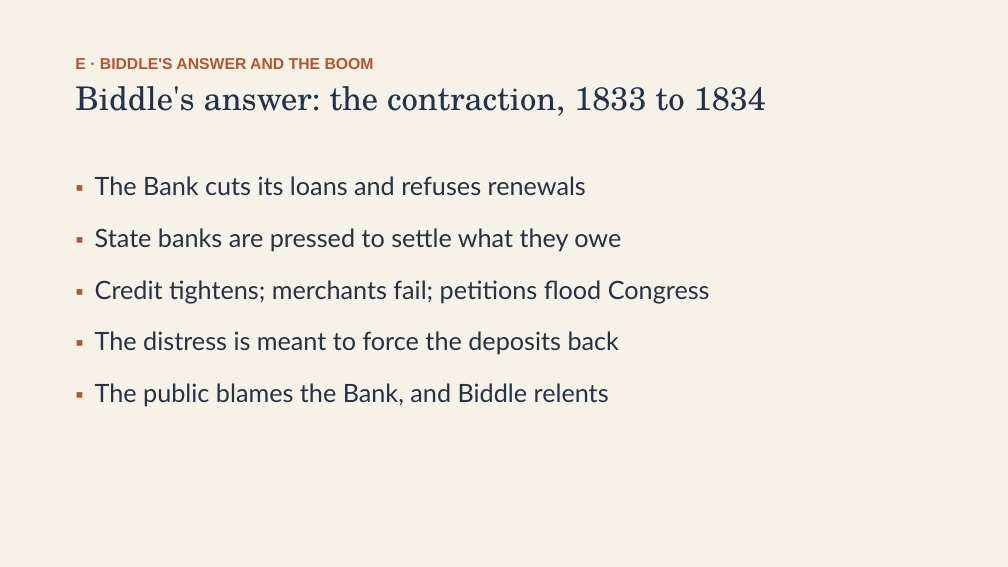
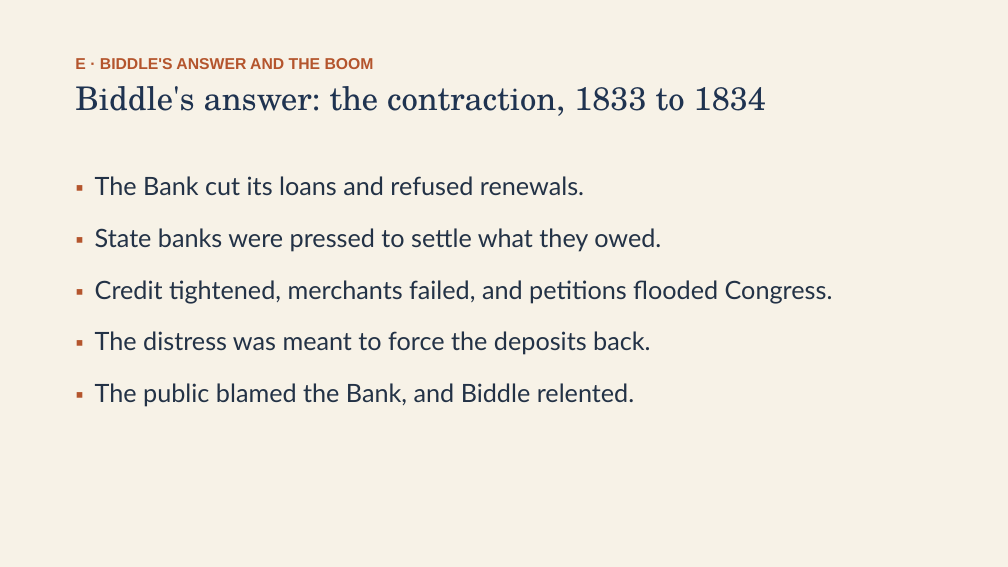
Before and after one commit to ab17gthb/humanities-curriculum-group, a slide deck: slide 14 of jackson-reform/lesson-04/lesson-04-slides.pptx. Drawn at 1008x567 pixels with LibreOffice and Linux fonts; fonts in the diff are those of the drawing. Boxes give left, top, right and bottom in pixels: in the first picture for what was removed or moved away, otherwise in the second. Text is boxed around its words. In the diff, an @@ line names an element or a change of style, - is before the commit and + after.

Commit message:
Rollout: JR L4 reworked and live (Bank War)

```diff
--- a/jackson-reform/lesson-04/lesson-04-slides.pptx
+++ b/jackson-reform/lesson-04/lesson-04-slides.pptx
@@ text at (95,176,833,406): text changed @@
-▪ The Bank cuts its loans and refuses renewals
-▪ State banks are pressed to settle what they owe
-▪ Credit tightens; merchants fail; petitions flood Congress
-▪ The distress is meant to force the deposits back
-▪ The public blames the Bank, and Biddle relents
+▪ The Bank cut its loans and refused renewals.
+▪ State banks were pressed to settle what they owed.
+▪ Credit tightened, merchants failed, and petitions flooded Congress.
+▪ The distress was meant to force the deposits back.
+▪ The public blamed the Bank, and Biddle relented.
```
Also in this commit, not shown: 9 other slides changed, 6 other files.
